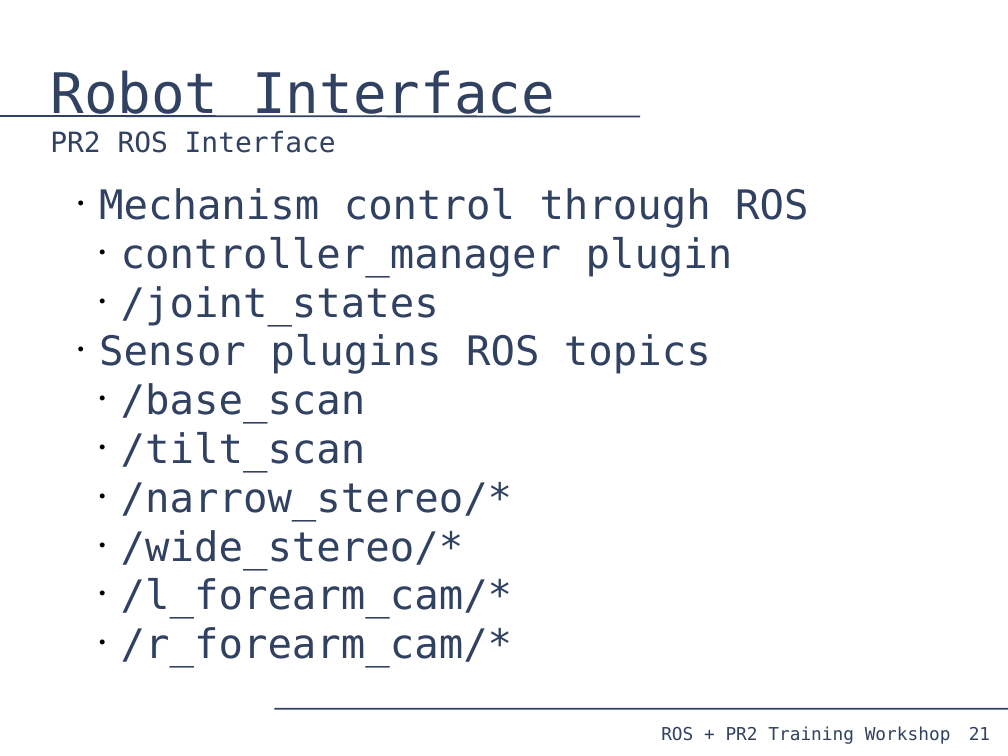
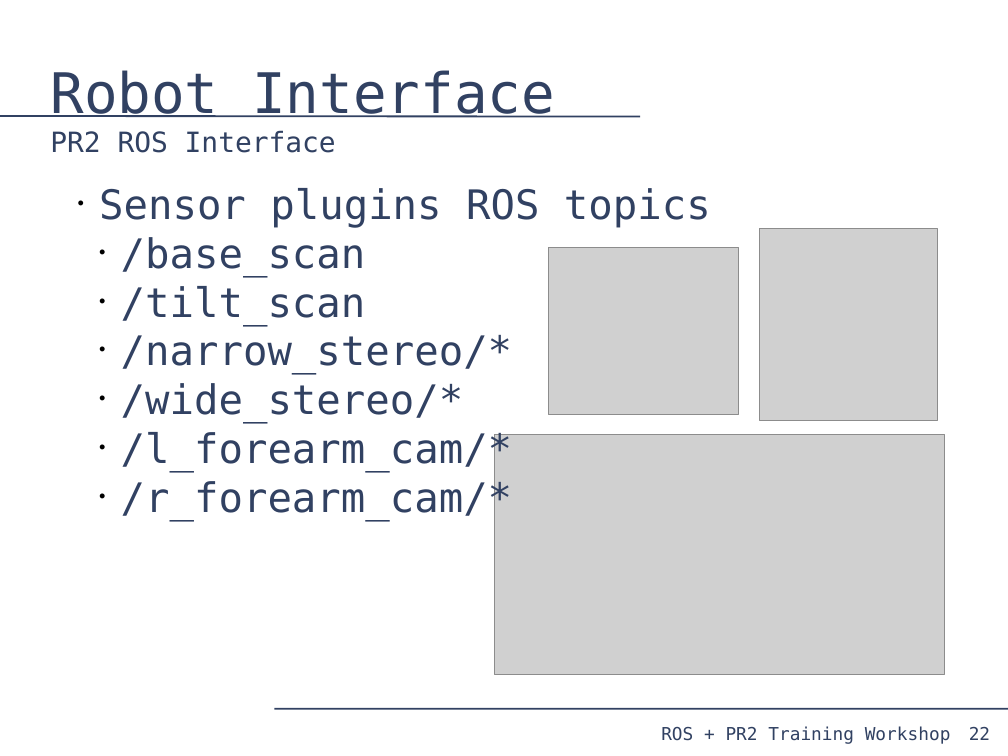
Before and after one commit to PR2/pr2_docs, a slide deck: slide 22 of pr2_training_workshop/simulation/simulation_training_workshop.odp (slide 21 before the commit). Drawn at 1008x756 pixels with LibreOffice and Linux fonts; fonts in the diff are those of the drawing; grey boxes stand for pictures. Boxes give left, top, right and bottom in pixels: in the first picture for what was removed or moved away, otherwise in the second. Text is boxed around its words. In the diff, an @@ line names an element or a change of style, - is before the commit and + after.

Commit message:
updates

```diff
--- a/pr2_training_workshop/simulation/simulation_training_workshop.odp
+++ b/pr2_training_workshop/simulation/simulation_training_workshop.odp
@@ text at [99, 188, 808, 325]: paragraphs removed @@
-• Mechanism control through ROS
-  • controller_manager plugin
-  • /joint_states
@@ picture added at [760, 229, 938, 421] @@
@@ picture added at [549, 248, 739, 414] @@
@@ picture added at [495, 434, 945, 675] @@
@@ page number at [969, 727, 990, 740]: text changed @@
-21
+22
```
Also in this commit, not shown: 1 other slide changed, 1 slide added.
